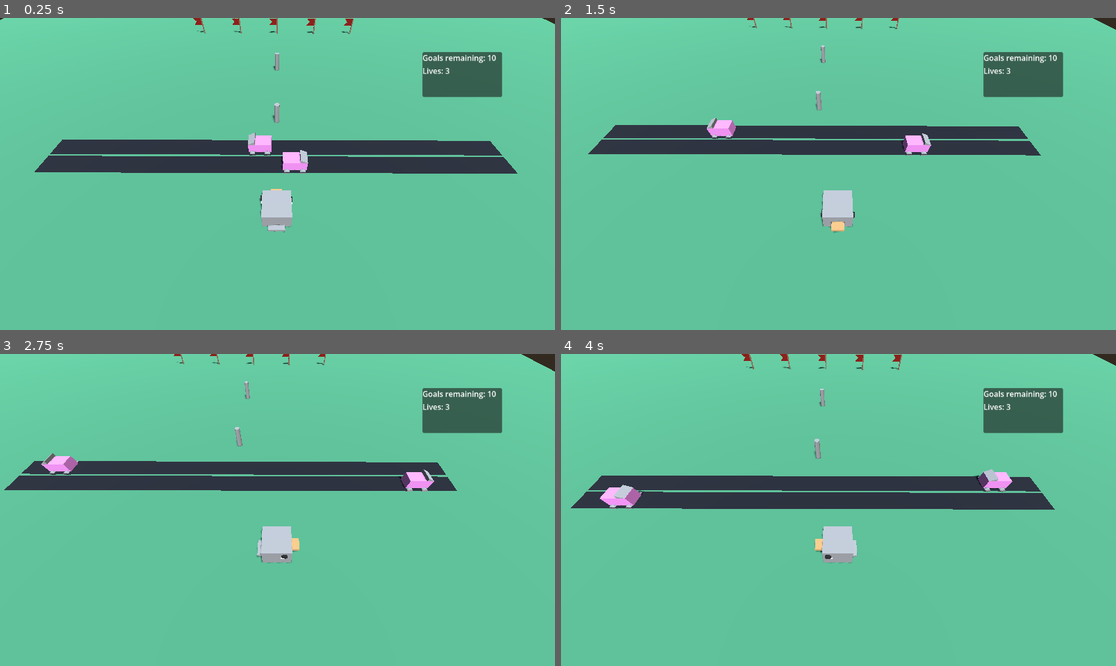
Above: before the commit, frames 1-4 (two rows, left to right).
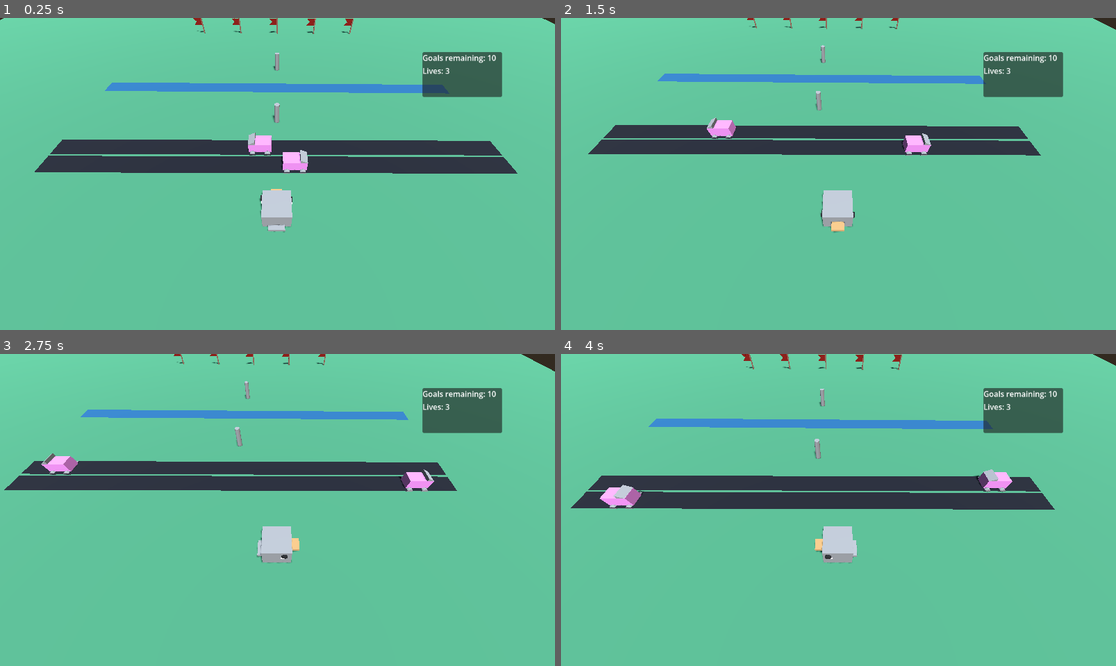
Above: after the commit, the same moments.

Repository: chloedixon11/danger-dodger
Game: Godot game, scene res://Main/Main.tscn
Two runs of this game, one before a commit and one after it. Both use one fixed random seed, a clock stepped at 60 frames per second and the inputs below.
Inputs:
- Up to frame 1 (0.25 s): no input
- Up to frame 2 (1.5 s): hold D (move_right) 0.53-1.28 s; hold S (move_down) from 1.28 s (still down)
- Up to frame 3 (2.75 s): release S (move_down) at 2.03 s; hold D (move_right) from 2.03 s (still down)
- Up to frame 4 (4 s): release D (move_right) at 2.78 s; hold W (move_up) 2.78-3.53 s; hold A (move_left) from 3.53 s (still down)

The runs differ from the first frame. In frame 1, 1.6% of the frame differs, in the area x 18-81%, y 20-25%; in frame 2, 1.5%; in frame 3, 1.5%; in frame 4, 1.7%, in the area x 15-78%, y 20-25%.

Commit message:
Waterway added, level loop working

Diff:
--- a/Code/Duck/Duck.gd
+++ b/Code/Duck/Duck.gd
@@ -6,7 +6,8 @@
 @onready var lives_ui: Label = $UI/VBox/LivesUI
 
 @export var lives: int = 3
-@export var level: Level
+
+var level: Level
 
 var leap_distance: float = 1.0
 var weight: float = 1.0
@@ -64,10 +65,13 @@
 		current_spot = next_spot
 
 
-	position = lerp(current_spot, next_spot, weight)
+
 	if current_spot == spawning_point:
 		graphics.show()
 		collider.disabled = false
+	else:
+		position = lerp(current_spot, next_spot, weight)
+
 
 func update_lives(delta_lives: int):
 	lives += delta_lives
@@ -93,3 +97,8 @@
 		update_lives(-1)
 		respawn()
 		print(lives)
+
+	if other_area is Waterway:
+		update_lives(-1)
+		respawn()
+		print("Drowned!")
--- a/Code/Levels/Level.gd
+++ b/Code/Levels/Level.gd
@@ -1,21 +1,13 @@
 extends Node3D
 class_name  Level
 
-@onready var goal_0: Goal = $Goals/Goal0
-@onready var goal_1: Goal = $Goals/Goal1
-@onready var goal_2: Goal = $Goals/Goal2
-@onready var goal_3: Goal = $Goals/Goal3
-@onready var goal_4: Goal = $Goals/Goal4
+@onready var goals_node: Node3D = $GoalsNode
 
 var main: Main
 var goals: Array
 
 func _ready() -> void:
-	goals.append(goal_0)
-	goals.append(goal_1)
-	goals.append(goal_2)
-	goals.append(goal_3)
-	goals.append(goal_4)
+	goals = goals_node.get_children()
 
 func check_level_over():
 	for goal in goals:
--- /dev/null
+++ b/Code/Levels/Level.tscn
@@ -0,0 +1,39 @@
+[gd_scene format=3 uid="uid://d26k2kxe4mwal"]
+
+[ext_resource type="Script" uid="uid://d3d2r0u0p7bod" path="res://Levels/Level.gd" id="1_286st"]
+[ext_resource type="PackedScene" uid="uid://c4v0peqkg130j" path="res://Goal/Goal.tscn" id="2_q1ycg"]
+[ext_resource type="PackedScene" uid="uid://bimiowbq37tmt" path="res://Duck/Duck.tscn" id="5_ht8ui"]
+
+[sub_resource type="ProceduralSkyMaterial" id="ProceduralSkyMaterial_g4bax"]
+sky_horizon_color = Color(0.66224277, 0.6717428, 0.6867428, 1)
+ground_horizon_color = Color(0.66224277, 0.6717428, 0.6867428, 1)
+
+[sub_resource type="Sky" id="Sky_e4jwm"]
+sky_material = SubResource("ProceduralSkyMaterial_g4bax")
+
+[sub_resource type="Environment" id="Environment_612c4"]
+background_mode = 2
+sky = SubResource("Sky_e4jwm")
+
+[node name="Level" type="Node3D" unique_id=2045553894]
+script = ExtResource("1_286st")
+
+[node name="WorldEnvironment" type="WorldEnvironment" parent="." unique_id=1840473444]
+environment = SubResource("Environment_612c4")
+
+[node name="Sun" type="DirectionalLight3D" parent="." unique_id=1298314765]
+transform = Transform3D(0.9747612, -0.19334027, 0.111625046, 0, 0.49999997, 0.86602545, -0.2232501, -0.844168, 0.48738056, 0, 0, 0)
+shadow_enabled = true
+
+[node name="GoalsNode" type="Node3D" parent="." unique_id=1763357328]
+
+[node name="Goal0" parent="GoalsNode" unique_id=1585610551 instance=ExtResource("2_q1ycg")]
+transform = Transform3D(1, 0, 0, 0, 1, 0, 0, 0, 1, 0, 0, -16.11776)
+
+[node name="Duck" parent="." unique_id=1158991918 instance=ExtResource("5_ht8ui")]
+
+[node name="Rig" type="Node3D" parent="Duck" unique_id=1010792245]
+transform = Transform3D(1, 2.3283064e-10, 0, 0, 0.5838813, -0.8118391, 0, 0.8118391, 0.5838813, -0.005545419, 0, 1.7686676)
+
+[node name="Camera3D" type="Camera3D" parent="Duck/Rig" unique_id=344968759]
+transform = Transform3D(-0.9999874, 0, 0.00501598, 0, 1, 0, -0.00501598, 0, -0.9999874, 0.014142856, -2.9802322e-08, -8.473373)
--- a/Code/Levels/SkyWorld.tscn
+++ b/Code/Levels/SkyWorld.tscn
@@ -5,6 +5,17 @@
 [ext_resource type="PackedScene" uid="uid://berl535au27hs" path="res://Lane/Lane.tscn" id="3_612c4"]
 [ext_resource type="PackedScene" uid="uid://d10bdq3u7df63" path="res://Vehicle/Vehicle.tscn" id="4_s5kmm"]
 [ext_resource type="PackedScene" uid="uid://bimiowbq37tmt" path="res://Duck/Duck.tscn" id="5_u6y4n"]
+
+[sub_resource type="ProceduralSkyMaterial" id="ProceduralSkyMaterial_g4bax"]
+sky_horizon_color = Color(0.66224277, 0.6717428, 0.6867428, 1)
+ground_horizon_color = Color(0.66224277, 0.6717428, 0.6867428, 1)
+
+[sub_resource type="Sky" id="Sky_e4jwm"]
+sky_material = SubResource("ProceduralSkyMaterial_g4bax")
+
+[sub_resource type="Environment" id="Environment_612c4"]
+background_mode = 2
+sky = SubResource("Sky_e4jwm")
 
 [sub_resource type="StandardMaterial3D" id="StandardMaterial3D_eh51w"]
 albedo_color = Color(0.2666077, 0.5339965, 0.39391467, 1)
@@ -19,9 +30,16 @@
 [node name="SkyWorld" type="Node3D" unique_id=2045553894]
 script = ExtResource("1_g4bax")
 
-[node name="Goals" type="Node3D" parent="." unique_id=1763357328]
+[node name="WorldEnvironment" type="WorldEnvironment" parent="." unique_id=1840473444]
+environment = SubResource("Environment_612c4")
 
-[node name="Goal0" parent="Goals" unique_id=1585610551 instance=ExtResource("2_e4jwm")]
+[node name="Sun" type="DirectionalLight3D" parent="." unique_id=1298314765]
+transform = Transform3D(0.9747612, -0.19334027, 0.111625046, 0, 0.49999997, 0.86602545, -0.2232501, -0.844168, 0.48738056, 0, 0, 0)
+shadow_enabled = true
+
+[node name="GoalsNode" type="Node3D" parent="." unique_id=1763357328]
+
+[node name="Goal0" parent="GoalsNode" unique_id=1585610551 instance=ExtResource("2_e4jwm")]
 transform = Transform3D(1, 0, 0, 0, 1, 0, 0, 0, 1, 0, 0, -16.11776)
 
 [node name="Lane2" parent="." unique_id=1649162153 instance=ExtResource("3_612c4")]
--- a/Code/Levels/TrafficTime.tscn
+++ b/Code/Levels/TrafficTime.tscn
@@ -5,6 +5,7 @@
 [ext_resource type="PackedScene" uid="uid://berl535au27hs" path="res://Lane/Lane.tscn" id="2_de4at"]
 [ext_resource type="PackedScene" uid="uid://d10bdq3u7df63" path="res://Vehicle/Vehicle.tscn" id="3_tgin1"]
 [ext_resource type="PackedScene" uid="uid://bimiowbq37tmt" path="res://Duck/Duck.tscn" id="4_de4at"]
+[ext_resource type="PackedScene" uid="uid://cwqeu7k1fculu" path="res://Waterway/Waterway.tscn" id="5_ye6de"]
 
 [sub_resource type="ProceduralSkyMaterial" id="ProceduralSkyMaterial_ye6de"]
 sky_horizon_color = Color(0.66224277, 0.6717428, 0.6867428, 1)
@@ -37,21 +38,21 @@
 transform = Transform3D(0.9747612, -0.19334027, 0.111625046, 0, 0.49999997, 0.86602545, -0.2232501, -0.844168, 0.48738056, 0, 0, 0)
 shadow_enabled = true
 
-[node name="Goals" type="Node3D" parent="." unique_id=1987946732]
+[node name="GoalsNode" type="Node3D" parent="." unique_id=1987946732]
 
-[node name="Goal0" parent="Goals" unique_id=1585610551 instance=ExtResource("1_48gxu")]
+[node name="Goal0" parent="GoalsNode" unique_id=1585610551 instance=ExtResource("1_48gxu")]
 transform = Transform3D(1, 0, 0, 0, 1, 0, 0, 0, 1, 0, 0, -16.11776)
 
-[node name="Goal1" parent="Goals" unique_id=218407800 instance=ExtResource("1_48gxu")]
+[node name="Goal1" parent="GoalsNode" unique_id=218407800 instance=ExtResource("1_48gxu")]
 transform = Transform3D(1, 0, 0, 0, 1, 0, 0, 0, 1, 3, 0, -16.11776)
 
-[node name="Goal2" parent="Goals" unique_id=750776687 instance=ExtResource("1_48gxu")]
+[node name="Goal2" parent="GoalsNode" unique_id=750776687 instance=ExtResource("1_48gxu")]
 transform = Transform3D(1, 0, 0, 0, 1, 0, 0, 0, 1, -3, 0, -16.11776)
 
-[node name="Goal3" parent="Goals" unique_id=305699689 instance=ExtResource("1_48gxu")]
+[node name="Goal3" parent="GoalsNode" unique_id=305699689 instance=ExtResource("1_48gxu")]
 transform = Transform3D(1, 0, 0, 0, 1, 0, 0, 0, 1, -6, 0, -16.11776)
 
-[node name="Goal4" parent="Goals" unique_id=1755789143 instance=ExtResource("1_48gxu")]
+[node name="Goal4" parent="GoalsNode" unique_id=1755789143 instance=ExtResource("1_48gxu")]
 transform = Transform3D(1, 0, 0, 0, 1, 0, 0, 0, 1, 6, 0, -16.11776)
 
 [node name="Lane2" parent="." unique_id=1649162153 instance=ExtResource("2_de4at")]
@@ -65,6 +66,9 @@
 
 [node name="Vehicle" parent="Lane" unique_id=1376022902 instance=ExtResource("3_tgin1")]
 transform = Transform3D(-1, 0, 8.742278e-08, 0, 1, 0, -8.742278e-08, 0, -1, 0, 0, 0)
+
+[node name="Waterway" parent="." unique_id=1862011274 instance=ExtResource("5_ye6de")]
+transform = Transform3D(-0.0059069498, 0, -0.99998266, 0, 1, 0, 0.99998266, 0, -0.0059069498, 0, 0, -8)
 
 [node name="Ground" type="MeshInstance3D" parent="." unique_id=1449691348]
 material_override = SubResource("StandardMaterial3D_ye6de")
--- a/Code/Levels/WaterWorld.tscn
+++ b/Code/Levels/WaterWorld.tscn
@@ -37,15 +37,15 @@
 transform = Transform3D(0.9747612, -0.19334027, 0.111625046, 0, 0.49999997, 0.86602545, -0.2232501, -0.844168, 0.48738056, 0, 0, 0)
 shadow_enabled = true
 
-[node name="Goals" type="Node3D" parent="." unique_id=1109272453]
+[node name="GoalsNode" type="Node3D" parent="." unique_id=1109272453]
 
-[node name="Goal0" parent="Goals" unique_id=1585610551 instance=ExtResource("1_rwfof")]
+[node name="Goal0" parent="GoalsNode" unique_id=1585610551 instance=ExtResource("1_rwfof")]
 transform = Transform3D(1, 0, 0, 0, 1, 0, 0, 0, 1, 0, 0, -16.11776)
 
-[node name="Goal1" parent="Goals" unique_id=1298276653 instance=ExtResource("1_rwfof")]
+[node name="Goal1" parent="GoalsNode" unique_id=1298276653 instance=ExtResource("1_rwfof")]
 transform = Transform3D(1, 0, 0, 0, 1, 0, 0, 0, 1, 3, 0, -16.11776)
 
-[node name="Goal2" parent="Goals" unique_id=935295361 instance=ExtResource("1_rwfof")]
+[node name="Goal2" parent="GoalsNode" unique_id=935295361 instance=ExtResource("1_rwfof")]
 transform = Transform3D(1, 0, 0, 0, 1, 0, 0, 0, 1, -3, 0, -16.11776)
 
 [node name="Lane2" parent="." unique_id=1649162153 instance=ExtResource("2_5yycp")]
--- a/Code/Main/Main.gd
+++ b/Code/Main/Main.gd
@@ -3,18 +3,26 @@
 
 const TRAFFIC_TIME = preload("res://Levels/TrafficTime.tscn")
 const WATER_WORLD = preload("res://Levels/WaterWorld.tscn")
+const SKY_WORLD = preload("res://Levels/SkyWorld.tscn")
 
 @onready var pause_menu: PauseMenu = $PauseMenu
 
+var levels: Array[PackedScene] = [TRAFFIC_TIME, WATER_WORLD, SKY_WORLD]
+var current_level = -1
 var level: Level = null
 
 func _ready() -> void:
-	level = TRAFFIC_TIME.instantiate()
+	next_level()
+	#level = TRAFFIC_TIME.instantiate()
+	#level.main = self
+	#add_child(level)
+
+func next_level():
+	if level:
+		level.queue_free()
+	current_level += 1
+	if current_level > levels.size() - 1:
+		current_level = 0
+	level = levels[current_level].instantiate()
 	level.main = self
 	add_child(level)
-
-func next_level():
-	level.queue_free()
-	level = WATER_WORLD.instantiate()
-	level.main = self
-	add_child(level)
--- /dev/null
+++ b/Code/Waterway/Waterway.gd
@@ -0,0 +1,4 @@
+extends Area3D
+class_name Waterway
+
+var speed_limit = 2
--- /dev/null
+++ b/Code/Waterway/Waterway.tscn
@@ -0,0 +1,23 @@
+[gd_scene format=3 uid="uid://cwqeu7k1fculu"]
+
+[ext_resource type="Script" uid="uid://cwqtxrrs1h1rr" path="res://Waterway/Waterway.gd" id="1_j7ye3"]
+
+[sub_resource type="StandardMaterial3D" id="StandardMaterial3D_gpvle"]
+albedo_color = Color(0.13601726, 0.3627009, 0.5285702, 1)
+
+[sub_resource type="PlaneMesh" id="PlaneMesh_r4gf5"]
+size = Vector2(0.9, 20)
+
+[sub_resource type="BoxShape3D" id="BoxShape3D_rawk2"]
+size = Vector3(0.9, 0.2, 20)
+
+[node name="Waterway" type="Area3D" unique_id=1862011274]
+script = ExtResource("1_j7ye3")
+
+[node name="MeshInstance3D" type="MeshInstance3D" parent="." unique_id=1360037186]
+transform = Transform3D(1, 0, 0, 0, 1, 0, 0, 0, 1, 0, 0.08267319, 0)
+material_override = SubResource("StandardMaterial3D_gpvle")
+mesh = SubResource("PlaneMesh_r4gf5")
+
+[node name="CollisionShape3D" type="CollisionShape3D" parent="." unique_id=970591471]
+shape = SubResource("BoxShape3D_rawk2")
--- a/Code/project.godot
+++ b/Code/project.godot
@@ -18,6 +18,7 @@
 run/main_scene="uid://cib786y4fr7cb"
 config/features=PackedStringArray("4.7")
 config/icon="res://Main/icon.png"
+config/main_scene="uid://cib786y4fr7cb"
 
 [editor]
 
Not shown, added: Code/Waterway/Waterway.gd.uid
